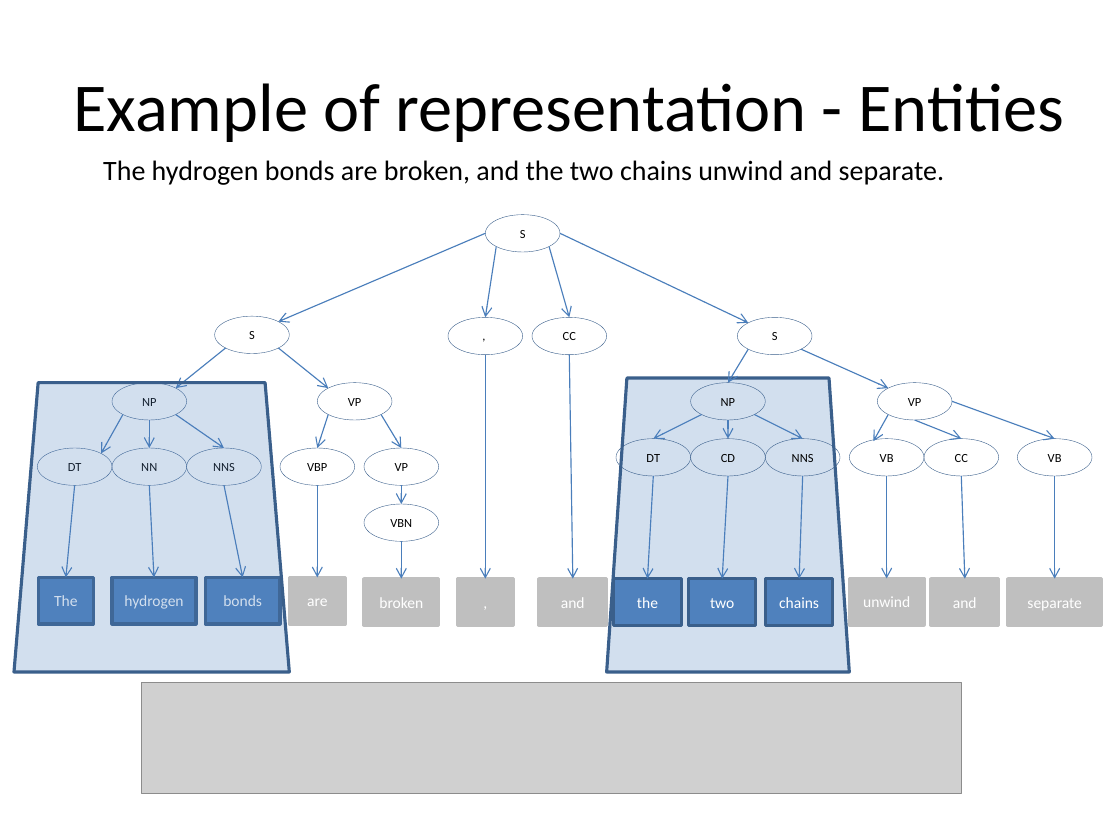
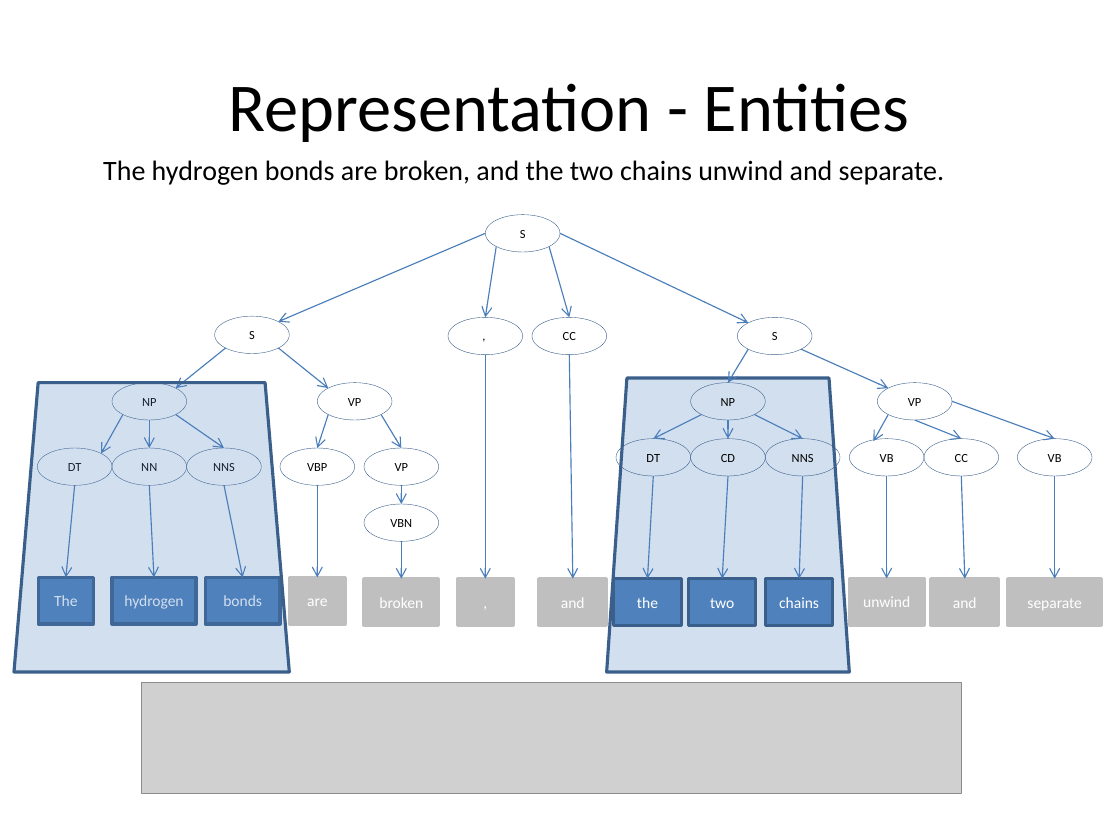
Before and after one commit to ajutscaria/CS224U, a slide deck: slide 6 of Presentation/Anubhai Philip Scaria.pptx (slide 5 before the commit). Drawn at 1120x840 pixels with LibreOffice and Linux fonts; fonts in the diff are those of the drawing; grey boxes stand for pictures. Boxes give left, top, right and bottom in pixels: in the first picture for what was removed or moved away, otherwise in the second. Text is boxed around its words. In the diff, an @@ line names an element or a change of style, - is before the commit and + after.

```diff
--- a/Presentation/Anubhai Philip Scaria.pptx
+++ b/Presentation/Anubhai Philip Scaria.pptx
@@ title at (x1=228, y1=83, x2=910, y2=142): text changed @@
-Example of representation - Entities
+Representation - Entities
```
Also in this commit, not shown: 16 other slides changed, 2 other files.
